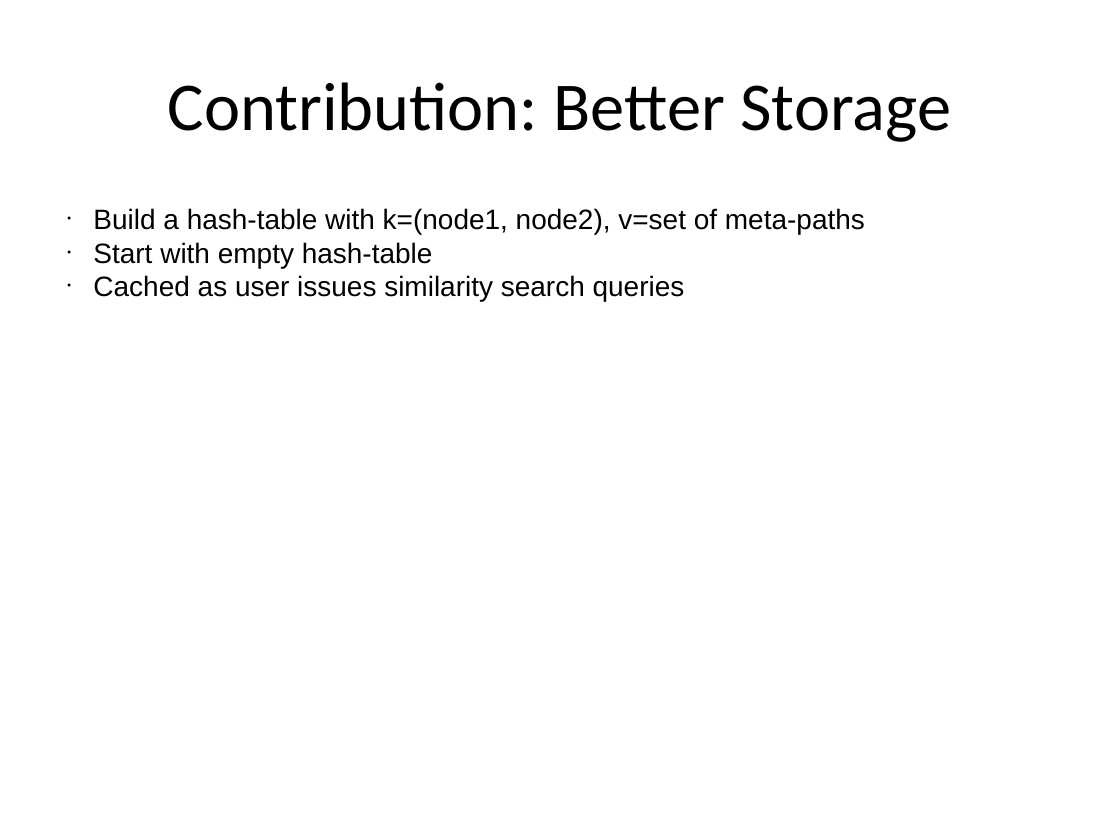
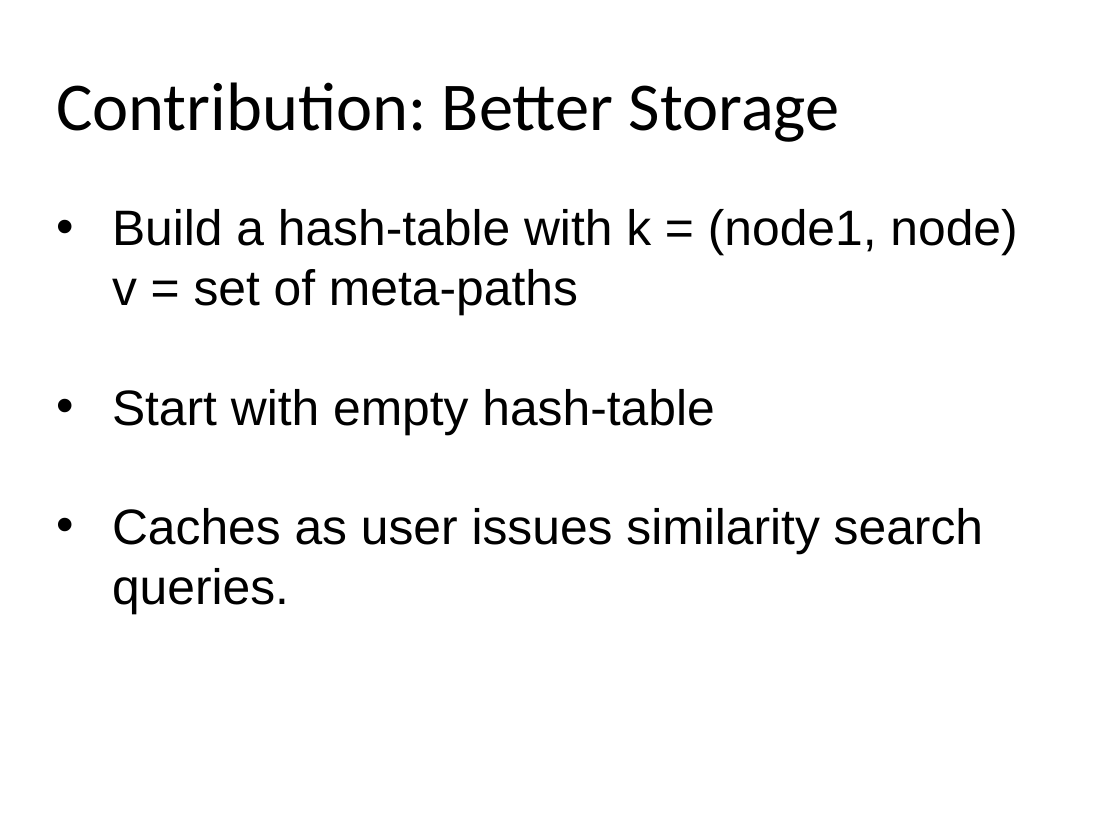
Before and after one commit to hilfialkaff/newsnet, a slide deck: slide 7 of paper/presentation.pptx. Drawn at 1120x840 pixels with LibreOffice and Linux fonts; fonts in the diff are those of the drawing. Boxes give left, top, right and bottom in pixels: in the first picture for what was removed or moved away, otherwise in the second. Text is boxed around its words. In the diff, an @@ line names an element or a change of style, - is before the commit and + after.

Commit message:
adding the user-defined meta-paths subsubsection

```diff
--- a/paper/presentation.pptx
+++ b/paper/presentation.pptx
@@ title "Contribution: Better Storage" at (56, 82, 840, 142): alignment centre to left @@
@@ text at (112, 209, 1017, 315): text changed; size 18 to 32 pt @@
-● Build a hash-table with k=(node1, node2), v=set of meta-paths
+• Build a hash-table with k = (node1, node)
+  v = set of meta-paths
@@ text at (112, 389, 714, 435): size 18 to 32 pt in "Start with empty hash-table"; bullet ● to • @@
@@ text at (112, 508, 983, 614): text changed; size 18 to 32 pt @@
-● Cached as user issues similarity search queries
+• Caches as user issues similarity search
+  queries.
```
Also in this commit, not shown: 5 other slides changed, 3 other files.
